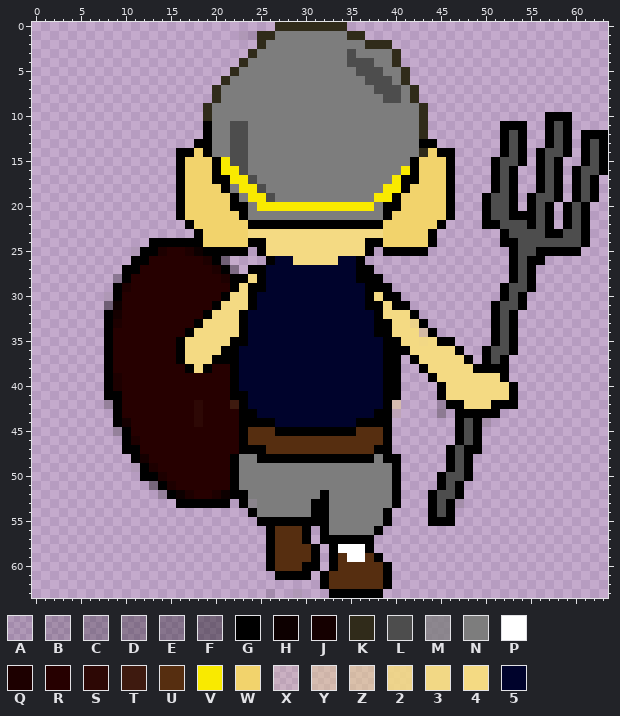
Pixel-art sprite: assets/textures/pigsy_back1.png. Above: the version before the commit.
The file is 64x64 pixels. Pixels under 10% opacity are left out. Colours within 5 levels of each other are drawn and written as one.
Palette (. is transparent): A #0000001b  B #0000002a  C #0000003d  D #00000048  E #0000004f  F #00000064  G #000000  H #0d0000  J #150000  K #302b1a  L #4d4d4d  M #7d7d7dc5  N #7d7d7d  P #ffffff  Q #1d0000  R #260000  S #2d0805  T #3e1a0f  U #562e10  V #f9ea00  W #f2d36c  X #f4da8322  Y #f4da8361  Z #f4da8377  2 #f4da83e0  3 #f4da83f7  4 #f4da83  5 #00032c
After the commit:
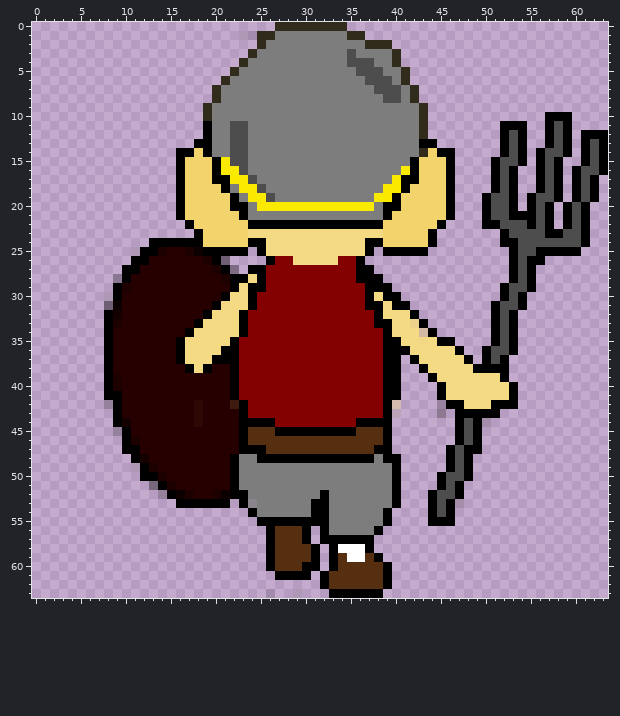
The exact change:
colour 5: #00032c -> #830101
y 34: x 38 G -> 5
y 35: x 23 G -> 5
y 41: x 23 G -> 5
y 43: x 24 G -> 5; x 38 G -> 5
Boxes around the changes in both pictures, in picture pixels (x1, y1, x2, y2):
changed: (239, 256, 383, 427)
